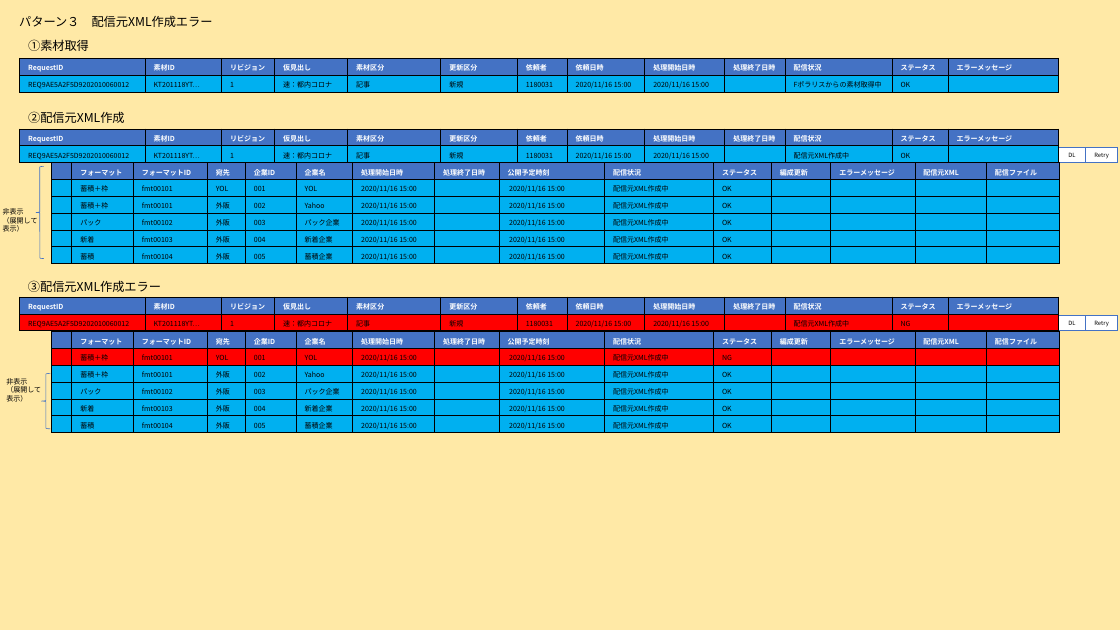
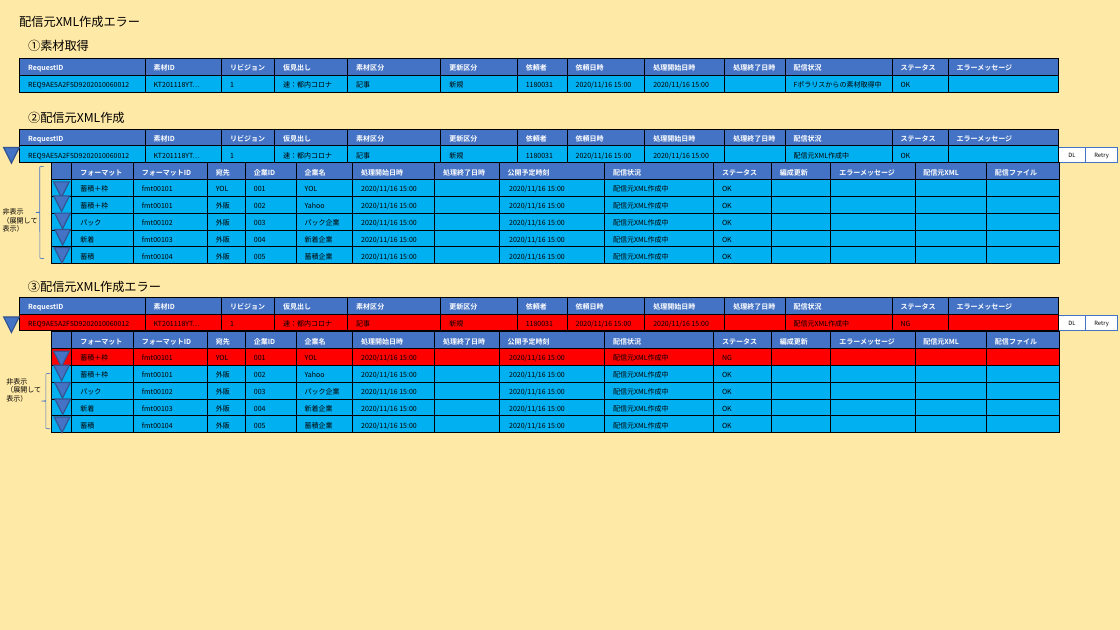
Before and after one commit to TKBTK48/JBSTexrBook, a slide deck: slide 14 of （たたき台）履歴の検討_v2.pptx (slide 6 before the commit). Drawn at 1120x630 pixels with LibreOffice and Linux fonts; fonts in the diff are those of the drawing. Boxes give left, top, right and bottom in pixels: in the first picture for what was removed or moved away, otherwise in the second. Text is boxed around its words. In the diff, an @@ line names an element or a change of style, - is before the commit and + after.

```diff
--- a/（たたき台）履歴の検討_v2.pptx
+++ b/（たたき台）履歴の検討_v2.pptx
@@ text at box(19, 15, 140, 27): text changed @@
-パターン３ 配信元XML作成エラー
+配信元XML作成エラー
@@ triangle added at box(3, 148, 19, 164), fill #4472C4, outline #325491 1 pt @@
@@ group added at box(54, 182, 71, 264): 5 triangles @@
@@ triangle added at box(3, 317, 19, 333), fill #4472C4, outline #325491 1 pt @@
@@ group added at box(54, 351, 71, 434): 5 triangles @@
```
Also in this commit, not shown: 8 other slides changed, 21 slides added, 1 slide removed.
